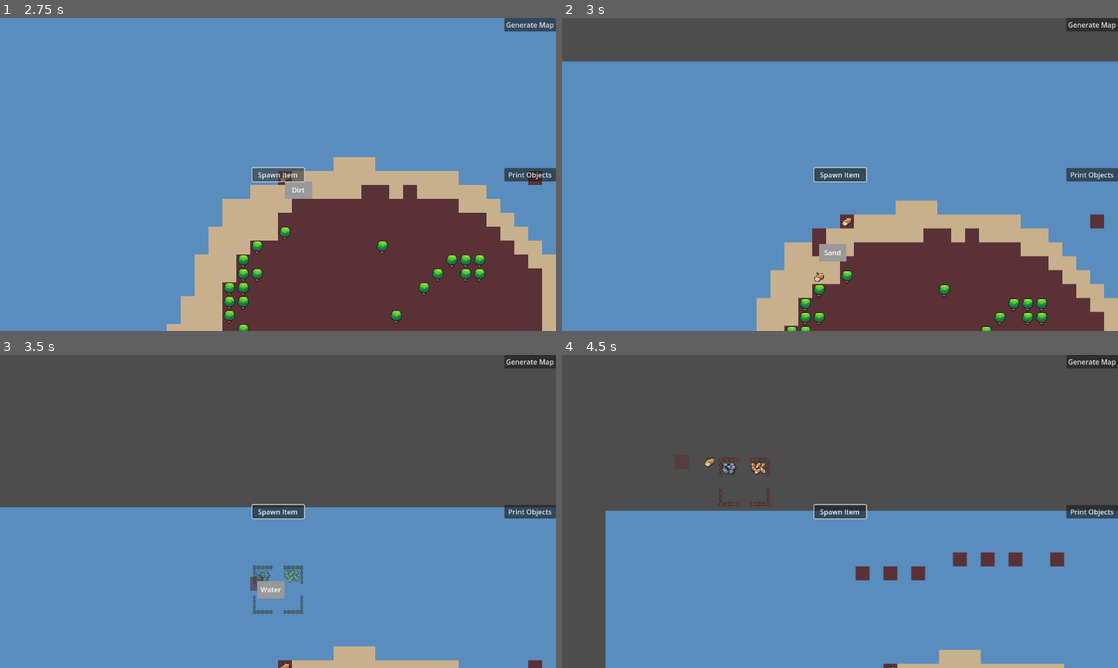
Above: before the commit, frames 1-4 (two rows, left to right).
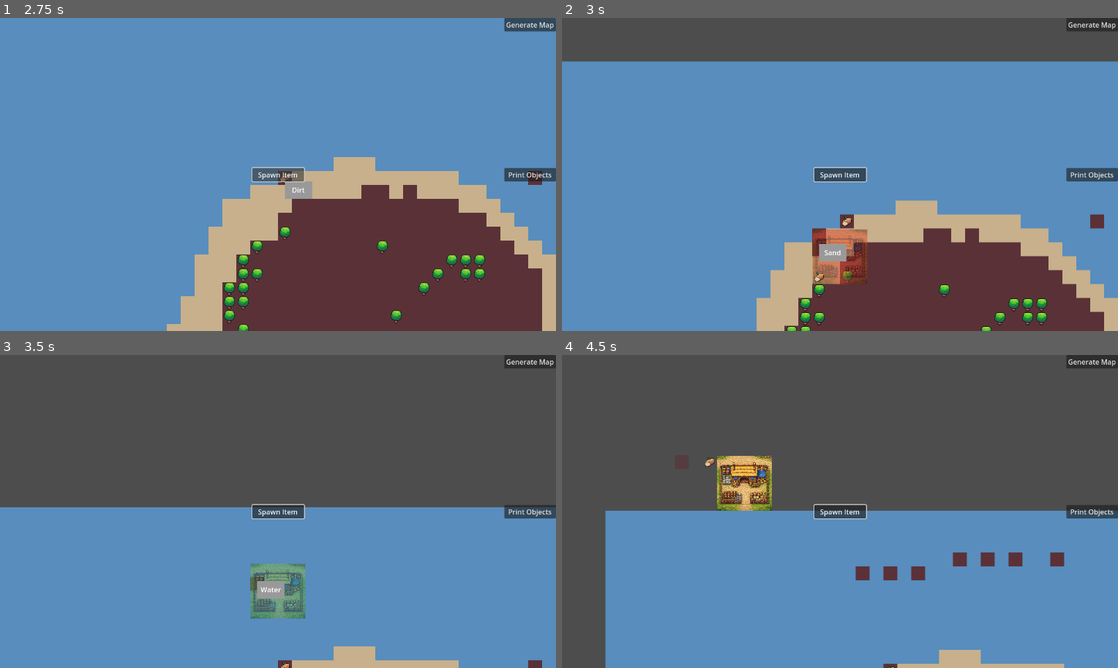
Above: after the commit, the same moments.

Repository: ColdTerror/Core-and-Conveyor
Game: Godot game, scene res://scenes/level.tscn
Two runs of this game, one before a commit and one after it. Both use one fixed random seed, a clock stepped at 60 frames per second and the inputs below. The engine's default icon, where the game draws it, is replaced by a stand-in: a white triangle on a blue panel in a dark square.
Inputs (mouse positions are in pixels of both pictures, inside the frame that each line leads up to):
- Up to frame 1 (2.75 s): click "Generate Map" at 0.5 s; click "Print Objects" at 1.25 s; click "Spawn Item" at 2 s
- Up to frame 2 (3 s): tap Enter at 2.75 s; move the mouse to (812, 237) at 2.77 s; hold Up (ui_up) from 2.78 s (still down); hold L from 2.78 s (still down); click (812, 237) at 2.92 s
- Up to frame 3 (3.5 s): keep holding Up (ui_up); keep holding L; tap P at 3.05 s
- Up to frame 4 (4.5 s): release Up (ui_up) at 3.5 s; release L at 3.5 s; drag from (1006, 558) to (812, 574) at 3.52 s; tap Space at 4.25 s; move the mouse to (673, 464) at 4.27 s; hold Left (ui_left) from 4.28 s (still down); hold R (rotate_tile) from 4.28 s (still down)

Frame 1 is identical in both runs. In frame 2, 1.1% of the frame differs, in the area x 45-55%, y 67-86%; in frame 3, 1.3%; in frame 4, 1.7%, in the area x 27-38%, y 32-50%.
Error in both runs: Invalid access to property or key 'buildings' on a base object of type 'Node2D (Level.gd)'. (res://scripts/item.gd:27)

Commit message:
Add Lumberjack building and harvester logic
Introduces a new Lumberjack building scene and its associated harvester logic script. Updates Level and BuildingManager to support placement and initialization of the new building, including input handling and setup. The harvester building scans for nearby resources and harvests them over time, with visual feedback via a beam.

Diff:
--- a/scenes/level.tscn
+++ b/scenes/level.tscn
@@ -17,6 +17,7 @@
 [ext_resource type="Resource" uid="uid://dhst2ng5e26ob" path="res://resources/tiles/9_Conveyer_Down.tres" id="12_82cfe"]
 [ext_resource type="PackedScene" uid="uid://dh3njqr7x7ls7" path="res://scenes/item.tscn" id="13_arp2o"]
 [ext_resource type="PackedScene" uid="uid://cs65262rv84b4" path="res://scenes/stockpile_building.tscn" id="14_ux5qa"]
+[ext_resource type="PackedScene" uid="uid://dupuw0x1fcxf2" path="res://scenes/lumberjack_building.tscn" id="15_8gofh"]
 [ext_resource type="Script" uid="uid://y8ifotnqs7ch" path="res://scripts/building/building_manager.gd" id="15_gunhw"]
 [ext_resource type="PackedScene" uid="uid://2067p75ou047" path="res://scenes/building_hover_popup.tscn" id="18_82cfe"]
 
@@ -31,6 +32,7 @@
 tile_library = Array[ExtResource("2_olg7q")]([ExtResource("3_t1rx8"), ExtResource("4_8iemx"), ExtResource("5_64w2a"), ExtResource("6_fpun6"), ExtResource("7_wc255"), ExtResource("8_arp2o"), ExtResource("9_wc255"), ExtResource("10_arp2o"), ExtResource("11_ux5qa"), ExtResource("12_82cfe")])
 item_scene = ExtResource("13_arp2o")
 stockpile_scene = ExtResource("14_ux5qa")
+lumberjack_scene = ExtResource("15_8gofh")
 
 [node name="Camera2D" type="Camera2D" parent="."]
 position = Vector2(640, 360)
--- /dev/null
+++ b/scenes/lumberjack_building.tscn
@@ -0,0 +1,29 @@
+[gd_scene load_steps=5 format=3 uid="uid://dupuw0x1fcxf2"]
+
+[ext_resource type="Texture2D" uid="uid://r4ptpn5bnwmd" path="res://assets/Buildings.png" id="1_0p6bf"]
+[ext_resource type="Script" uid="uid://f7k820tvfbd6" path="res://scripts/building/harvester_building.gd" id="1_kb7jr"]
+[ext_resource type="Resource" uid="uid://cwk72joli5ujg" path="res://resources/tiles/3_Forest.tres" id="2_kh24c"]
+
+[sub_resource type="RectangleShape2D" id="RectangleShape2D_0p6bf"]
+size = Vector2(128, 128)
+
+[node name="LumberjackBuilding" type="Node2D"]
+script = ExtResource("1_kb7jr")
+target_resource = ExtResource("2_kh24c")
+scan_radius = 5
+building_name = "Lumberjack"
+size = Vector2i(4, 4)
+
+[node name="Sprite2D" type="Sprite2D" parent="."]
+texture = ExtResource("1_0p6bf")
+region_enabled = true
+region_rect = Rect2(128, 128, 128, 128)
+
+[node name="Area2D" type="Area2D" parent="."]
+
+[node name="CollisionShape2D" type="CollisionShape2D" parent="Area2D"]
+shape = SubResource("RectangleShape2D_0p6bf")
+
+[node name="Line2D" type="Line2D" parent="."]
+width = 2.0
+default_color = Color(0.8211179, 0, 0.4125038, 1)
--- a/scenes/stockpile_building.tscn
+++ b/scenes/stockpile_building.tscn
@@ -8,6 +8,7 @@
 
 [node name="StockpileBuilding" type="Node2D"]
 script = ExtResource("1_sqy8c")
+size = Vector2i(4, 4)
 
 [node name="Sprite2D" type="Sprite2D" parent="."]
 texture = ExtResource("1_5oplf")
--- a/scripts/Level.gd
+++ b/scripts/Level.gd
@@ -35,6 +35,7 @@
 @export var item_scene: PackedScene # Drag your Ore/Item .tscn here in the Inspector
 
 @export var stockpile_scene: PackedScene
+@export var lumberjack_scene: PackedScene
 
 @onready var building_manager: BuildingManager = $BuildingManager
 
@@ -71,6 +72,9 @@
 
 	# Connect the new Generic Signal
 	ResourceManager.resource_state_changed.connect(_on_resource_state_changed)
+
+	# Give the manager a reference to this Level node
+	building_manager.initialize(self)
 
 
 
@@ -319,6 +323,12 @@
 		current_tile_index = (current_tile_index - 1 + tile_library.size()) % tile_library.size()
 	elif Input.is_key_pressed(KEY_P):
 		building_manager.start_placing(stockpile_scene)
+		# --- NEW HARVESTER KEY ---
+	elif Input.is_key_pressed(KEY_L): # Press 'L' to build Lumberjack Hut
+		if lumberjack_scene:
+			building_manager.start_placing(lumberjack_scene)
+		else:
+			print("Error: Lumberjack scene not assigned in Level Inspector")
 
 	if event.is_action_pressed("ui_left"):
 		building_manager.confirm_placement()
--- a/scripts/building/building_manager.gd
+++ b/scripts/building/building_manager.gd
@@ -10,10 +10,16 @@
 var ghost_building: Building = null
 var placing_building := false
 
+var level_ref: Node2D
+
+
 
 # -------------------------------
 # PUBLIC API
 # -------------------------------
+func initialize(level_instance: Node2D):
+	level_ref = level_instance
+
 func start_placing(scene: PackedScene):
 	if scene == null:
 		return
@@ -47,6 +53,11 @@
 
 	ghost_building.set_ghost(false)
 	ghost_building.place_at(grid_pos, object_layer)
+
+	# --- NEW INJECTION HERE ---
+	# If the building script has a 'setup' function, pass the level to it
+	if ghost_building.has_method("setup"):
+		ghost_building.setup(level_ref)
 
 	buildings.append(ghost_building)
 	_register_building(ghost_building)
--- /dev/null
+++ b/scripts/building/harvester_building.gd
@@ -0,0 +1,98 @@
+# HarvesterBuilding.gd
+extends Building
+class_name HarvesterBuilding
+
+@export_group("Settings")
+@export var target_resource: TileDataResource  # Drag Tree.tres or Stone.tres here!
+@export var scan_radius: int = 4
+@export var harvest_damage: int = 2
+@export var work_interval: float = 1.0
+
+# Visuals
+@onready var beam_line: Line2D = $Line2D
+
+var level_ref: Node2D
+var work_timer: float = 0.0
+var current_target: Vector2i = Vector2i.MAX
+
+# --- SETUP (Called by BuildingManager) ---
+func setup(level_instance: Node2D):
+	level_ref = level_instance
+
+# --- MAIN LOOP ---
+func building_tick(delta: float) -> void:
+	# Safety checks
+	if not level_ref or not target_resource:
+		return
+
+	work_timer -= delta
+
+	# 1. Update Visuals
+	if current_target != Vector2i.MAX:
+		_draw_beam(current_target)
+	else:
+		if beam_line: beam_line.clear_points()
+
+	# 2. Work Logic
+	if work_timer <= 0:
+		work_timer = work_interval
+		_perform_harvest()
+
+func _perform_harvest():
+	# If we lost our target or it became invalid, find a new one
+	if not _is_valid_target(current_target):
+		current_target = _find_nearest_target()
+
+	# If we have a valid target, hit it
+	if current_target != Vector2i.MAX:
+		var info = level_ref.active_grid_objects[current_target]
+		ResourceManager.request_harvest(current_target, info, harvest_damage)
+
+# --- FINDER LOGIC ---
+func _find_nearest_target() -> Vector2i:
+	var center = level_ref.object_layer.local_to_map(global_position)
+	var best_pos = Vector2i.MAX
+	var min_dist = 99999.0
+
+	# Scan the square area around the building
+	for x in range(-scan_radius, scan_radius + 1):
+		for y in range(-scan_radius, scan_radius + 1):
+			var check_pos = center + Vector2i(x, y)
+
+			if _is_valid_target(check_pos):
+				var dist = center.distance_squared_to(check_pos)
+				if dist < min_dist:
+					min_dist = dist
+					best_pos = check_pos
+
+	return best_pos
+
+func _is_valid_target(pos: Vector2i) -> bool:
+	if pos == Vector2i.MAX: return false
+
+	# 1. Does the level have an object there?
+	if not level_ref.active_grid_objects.has(pos):
+		return false
+
+	var info = level_ref.active_grid_objects[pos]
+
+	# 2. Is it dead/empty?
+	if info["health"] <= 0: return false
+
+	# 3. IS IT THE RIGHT RESOURCE? (The Magic Check)
+	# This checks if the file in the grid matches the file in our Inspector
+	if info["data"] != target_resource:
+		return false
+
+	return true
+
+func _draw_beam(grid_pos: Vector2i):
+	if not beam_line: return
+
+	# Convert grid coordinate to local coordinate
+	var target_world = level_ref.object_layer.map_to_local(grid_pos)
+	var target_local = to_local(target_world)
+
+	beam_line.clear_points()
+	beam_line.add_point(Vector2.ZERO) # Start at building center
+	beam_line.add_point(target_local) # End at tree
Not shown: 1 places in scenes/level.tscn that only renumber resources
Not shown, added: scripts/building/harvester_building.gd.uid
